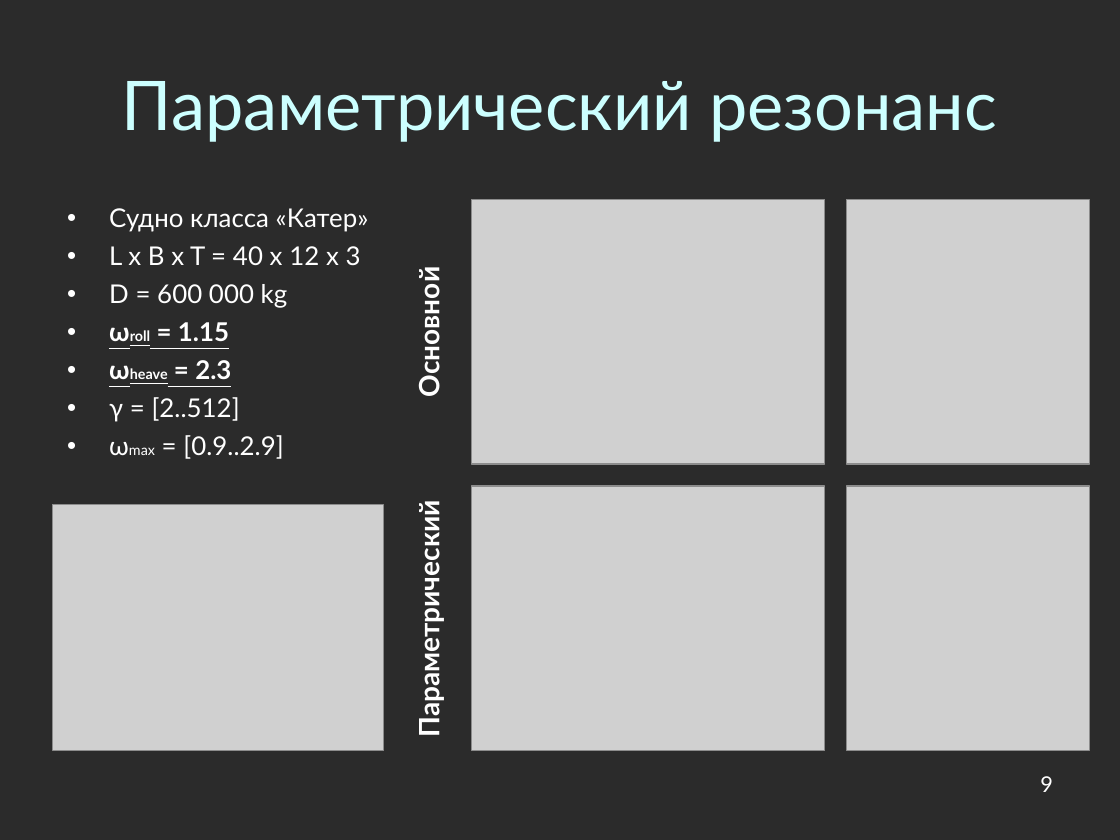
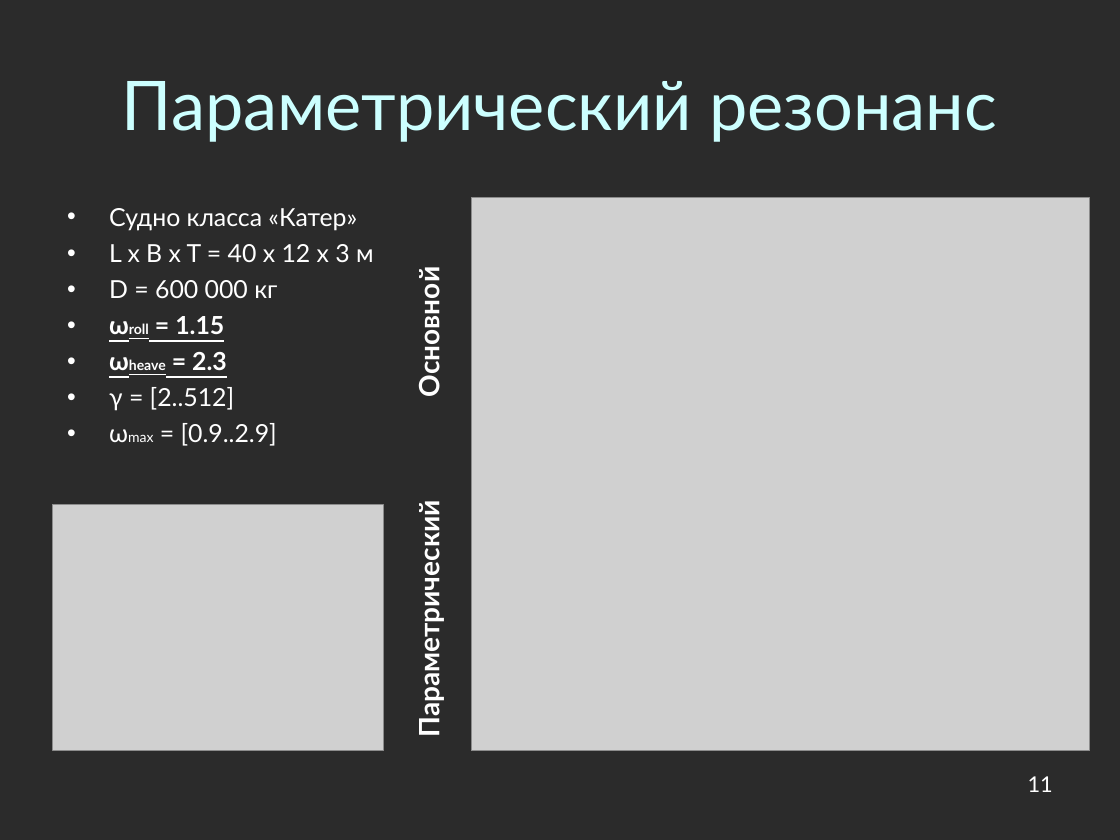
Before and after one commit to Jacobi20/nano-vis, a slide deck: slide 11 of docs/conf_2011_cyprus/conf_2011_cyprus.ppt (slide 9 before the commit). Drawn at 1120x840 pixels with LibreOffice and Linux fonts; fonts in the diff are those of the drawing; grey boxes stand for pictures; background and template pictures are left out; a plain dark background stands for a picture behind light text. Boxes give left, top, right and bottom in pixels: in the first picture for what was removed or moved away, otherwise in the second. Text is boxed around its words. In the diff, an @@ line names an element or a change of style, - is before the commit and + after.

```diff
--- a/docs/conf_2011_cyprus/conf_2011_cyprus.ppt
+++ b/docs/conf_2011_cyprus/conf_2011_cyprus.ppt
@@ text at (109,208,357,446): size 16.6 to 16 pt in "Судно класса «Катер»", "ωroll = 1.15", "ωheave = 2.3", "γ = [2..512]" and 1 more places; size 9.2 to 9 pt in "ωroll", "ωheave", "ωmax" @@
@@ picture added at (472,197,1089,750) @@
@@ text at (109,244,374,298): text changed; size 16.6 to 16 pt @@
-• L x B x T = 40 x 12 x 3
-• D = 600 000 kg
+• L x B x T = 40 x 12 x 3 м
+• D = 600 000 кг
@@ page number at (1028,776,1053,792): text changed @@
-9
+11
```
Also in this commit, not shown: 2 other slides changed, 7 slides added, 11 other files.
